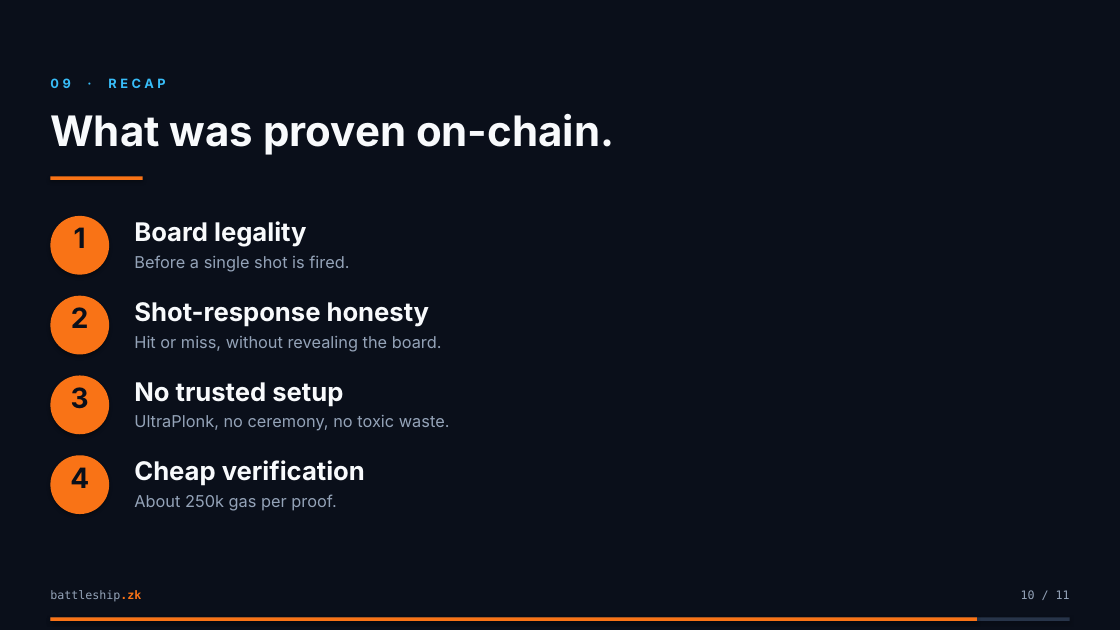
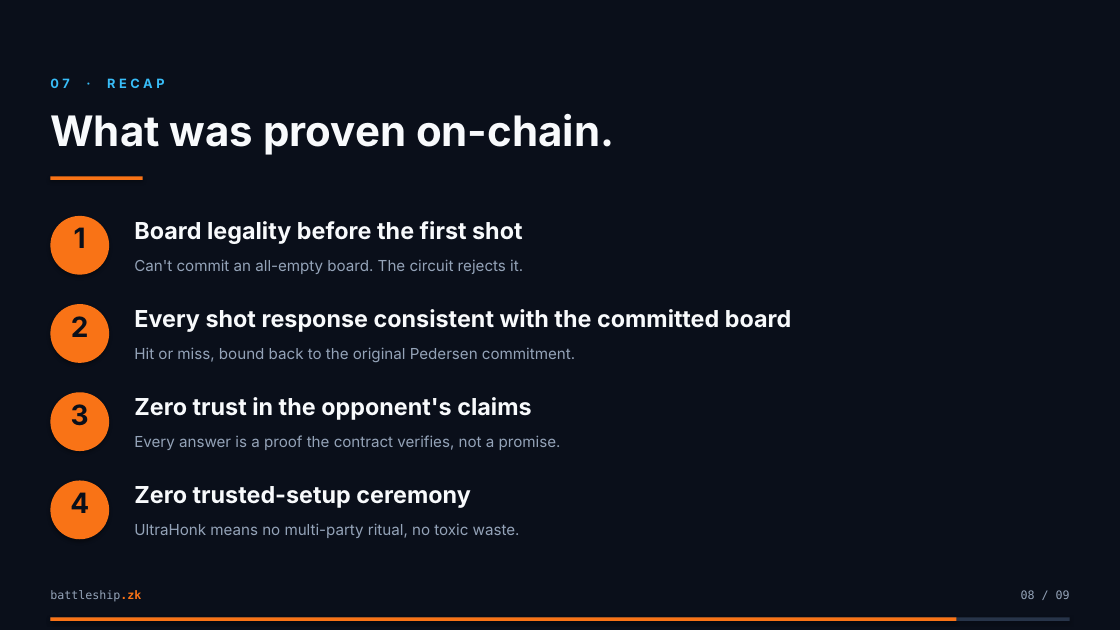
Before and after one commit to ppabba101/solidity-battleship, a slide deck: slide 8 of presentation/battleship-zk-demo.pptx (slide 10 before the commit). Drawn at 1120x630 pixels with LibreOffice and Linux fonts; fonts in the diff are those of the drawing. Boxes give left, top, right and bottom in pixels: in the first picture for what was removed or moved away, otherwise in the second. Text is boxed around its words. In the diff, an @@ line names an element or a change of style, - is before the commit and + after.

```diff
--- a/presentation/battleship-zk-demo.pptx
+++ b/presentation/battleship-zk-demo.pptx
@@ text at [50, 78, 164, 88]: text changed @@
-09 · RECAP
+07 · RECAP
@@ text at [134, 221, 523, 244]: text changed; size 22 to 20 pt @@
-Board legality
+Board legality before the first shot
@@ text at [134, 259, 523, 274]: text changed; size 14 to 13 pt @@
-Before a single shot is fired.
+Can't commit an all-empty board. The circuit rejects it.
@@ text "2": place and size @@
-text "2" at [71, 307, 89, 328]
+text "2" at [71, 316, 89, 337]
@@ ellipse: place and size @@
-ellipse at [50, 296, 109, 355]
+ellipse at [50, 304, 109, 363]
@@ text at [134, 309, 791, 332]: text changed; size 22 to 20 pt @@
-Shot-response honesty
+Every shot response consistent with the committed board
@@ text at [134, 347, 575, 362]: text changed; size 14 to 13 pt @@
-Hit or miss, without revealing the board.
+Hit or miss, bound back to the original Pedersen commitment.
@@ text "3": place and size @@
-text "3" at [71, 387, 89, 409]
+text "3" at [71, 404, 89, 426]
@@ ellipse: place and size @@
-ellipse at [50, 376, 109, 434]
+ellipse at [50, 392, 109, 451]
@@ text at [134, 397, 531, 420]: text changed; size 22 to 20 pt @@
-No trusted setup
+Zero trust in the opponent's claims
@@ text at [134, 435, 561, 450]: text changed; size 14 to 13 pt @@
-UltraPlonk, no ceremony, no toxic waste.
+Every answer is a proof the contract verifies, not a promise.
@@ text "4": place and size @@
-text "4" at [70, 467, 89, 488]
+text "4" at [70, 492, 89, 513]
@@ ellipse: place and size @@
-ellipse at [50, 455, 109, 514]
+ellipse at [50, 481, 109, 539]
@@ text at [134, 486, 470, 508]: text changed; size 22 to 20 pt @@
-Cheap verification
+Zero trusted-setup ceremony
@@ text at [134, 523, 520, 538]: text changed; size 14 to 13 pt @@
-About 250k gas per proof.
+UltraHonk means no multi-party ritual, no toxic waste.
@@ text at [1021, 590, 1070, 599]: text changed @@
-10 / 11
+08 / 09
@@ rectangle: place and size @@
-rectangle at [50, 618, 977, 621]
+rectangle at [50, 618, 956, 621]
```
Also in this commit, not shown: 5 other slides changed, 3 slides added, 5 slides removed, 11 other files.
